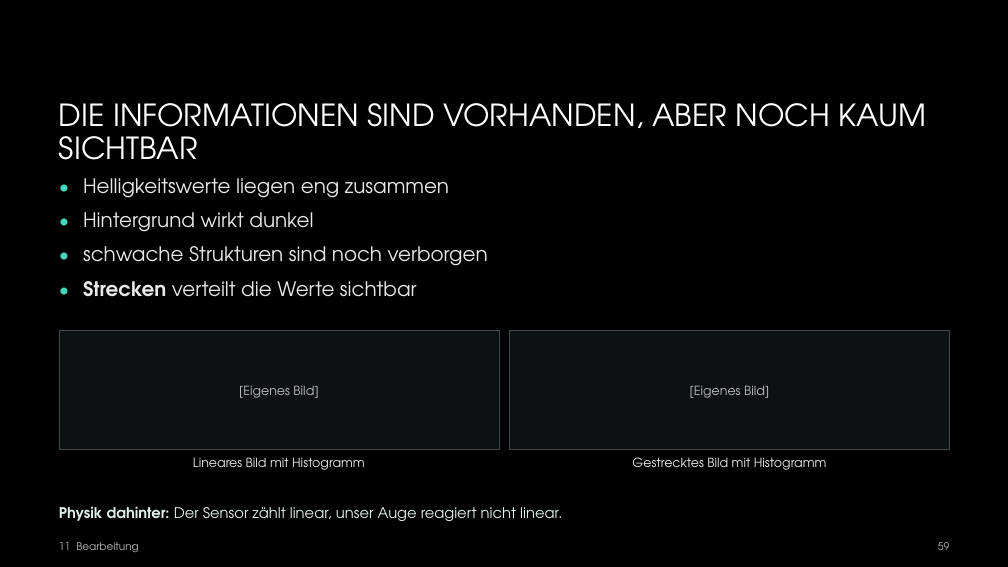
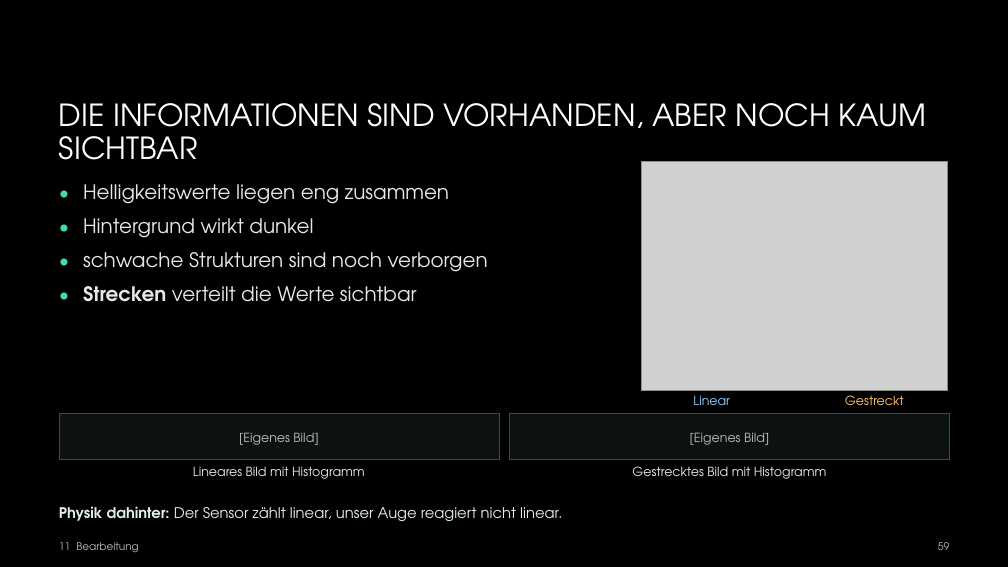
Before and after one commit to hagen-gloetter/Vortrag-Astrofotografie-VHS, a slide deck: slide 59 of Präsenation/Astro-fotografie.pptx. Drawn at 1008x567 pixels with LibreOffice and Linux fonts; fonts in the diff are those of the drawing; grey boxes stand for pictures; background and template pictures are left out. Boxes give left, top, right and bottom in pixels: in the first picture for what was removed or moved away, otherwise in the second. Text is boxed around its words. In the diff, an @@ line names an element or a change of style, - is before the commit and + after.

```diff
--- a/Präsenation/Astro-fotografie.pptx
+++ b/Präsenation/Astro-fotografie.pptx
@@ text "Helligkeitswerte liegen eng zusammen" moved from (x1=83, y1=178, x2=449, y2=198) to (x1=83, y1=184, x2=449, y2=204) @@
@@ picture added at (x1=641, y1=161, x2=948, y2=391) @@
@@ text "Hintergrund wirkt dunkel" moved from (x1=83, y1=212, x2=313, y2=232) to (x1=83, y1=218, x2=313, y2=238) @@
@@ 4 texts moved together from (x1=59, y1=172, x2=79, y2=308) to (x1=59, y1=178, x2=79, y2=313) @@
@@ text "schwache Strukturen sind noch verborgen" moved from (x1=83, y1=246, x2=488, y2=266) to (x1=83, y1=252, x2=488, y2=272) @@
@@ text "Strecken verteilt die Werte sichtbar" moved from (x1=83, y1=281, x2=417, y2=297) to (x1=83, y1=286, x2=417, y2=302) @@
@@ rectangle resized from (x1=59, y1=330, x2=499, y2=449) to (x1=59, y1=414, x2=499, y2=460) @@
@@ rectangle resized from (x1=510, y1=330, x2=950, y2=449) to (x1=510, y1=414, x2=950, y2=460) @@
@@ text added at (x1=693, y1=395, x2=730, y2=405), 12 pt, text #8DCCFF @@
+Linear
@@ text added at (x1=845, y1=395, x2=904, y2=405), 12 pt, text #FFC26D @@
+Gestreckt
@@ text "[Eigenes Bild]" moved from (x1=239, y1=385, x2=318, y2=398) to (x1=239, y1=432, x2=318, y2=445) @@
@@ text "[Eigenes Bild]" moved from (x1=690, y1=385, x2=769, y2=398) to (x1=690, y1=432, x2=769, y2=445) @@
@@ text "Lineares Bild mit Histogramm" moved from (x1=193, y1=457, x2=365, y2=470) to (x1=193, y1=466, x2=365, y2=479) @@
@@ text "Gestrecktes Bild mit Histogramm" moved from (x1=632, y1=457, x2=827, y2=470) to (x1=632, y1=466, x2=827, y2=479) @@
```
Also in this commit, not shown: 27 other slides changed, 12 other files.
